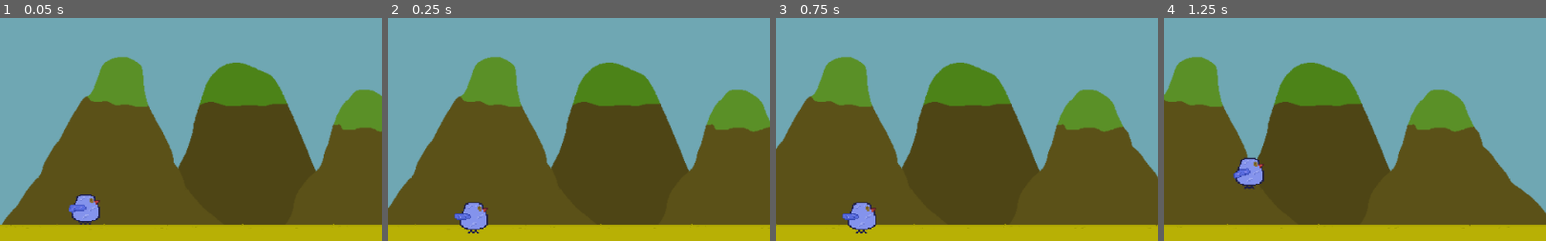
Above: before the commit, frames 1-4 (left to right).
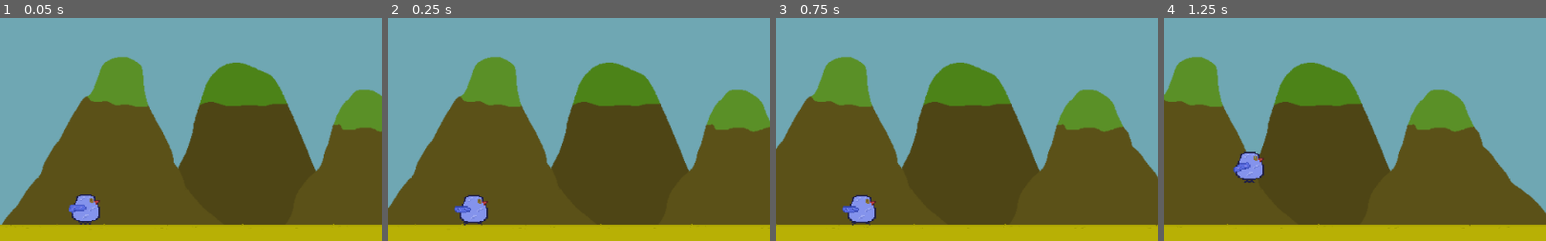
Above: after the commit, the same moments.

Repository: Yasar-DSC/Dino-Game-Team-Beta
Game: Godot game, scene res://Scenes/Node2D.tscn
The game is run twice, just before and just after one commit, with the same random seed, the same clock (stepped at 60 frames per second) and the same inputs.
Inputs:
- Up to frame 1 (0.05 s): no input
- Up to frame 2 (0.25 s): no input
- Up to frame 3 (0.75 s): no input
- Up to frame 4 (1.25 s): tap Space (jump) at 0.77 s
The pictures show only the part of the screen within x 0-50%, y 50-100%; the shares and areas given below are measured in that part.

Frame 1 is identical in both runs. In frame 2, 0.9% of the frame differs, in the area x 17-27%, y 79-97%; in frame 3, 0.9%; in frame 4, 0.8%.

Commit message:
Update Node2D.tscn

Diff:
--- a/DinoGame/Scenes/Node2D.tscn
+++ b/DinoGame/Scenes/Node2D.tscn
@@ -17,10 +17,9 @@
 
 [node name="StaticBody2D" type="StaticBody2D" parent="."]
 show_behind_parent = true
-position = Vector2( 510, 242 )
+position = Vector2( 510, 586 )
 
 [node name="CollisionShape2D" type="CollisionShape2D" parent="StaticBody2D"]
-position = Vector2( 1.5, 352 )
 shape = SubResource( 1 )
 
 [node name="ParallaxBackground" type="ParallaxBackground" parent="."]
